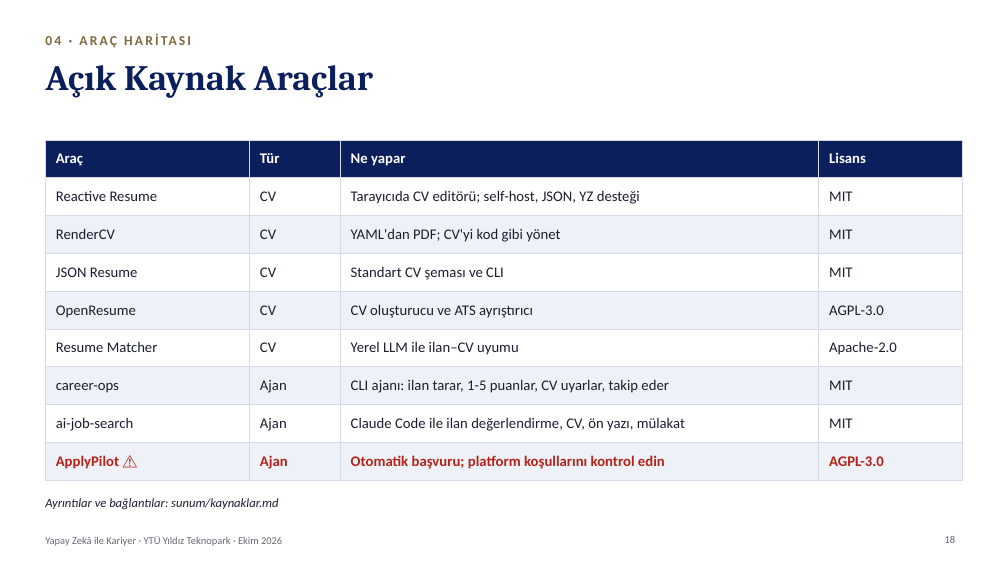
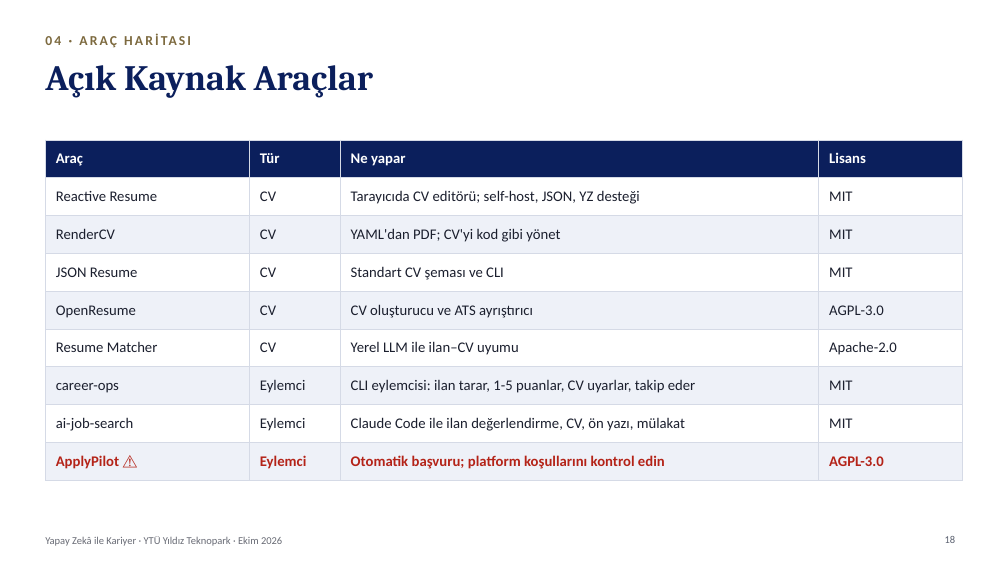
Before and after one commit to kaayra2000/kurslar, a slide deck: slide 18 of sunum/sunum.pptx. Drawn at 1008x567 pixels with LibreOffice and Linux fonts; fonts in the diff are those of the drawing; background and template pictures are left out. Boxes give left, top, right and bottom in pixels: in the first picture for what was removed or moved away, otherwise in the second. Text is boxed around its words. In the diff, an @@ line names an element or a change of style, - is before the commit and + after.

```diff
--- a/sunum/sunum.pptx
+++ b/sunum/sunum.pptx
@@ table at <box>45,140,963,473</box> @@
-row 7, column 2: Ajan
+row 7, column 2: Eylemci
-row 7, column 3: CLI ajanı: ilan tarar, 1-5 puanlar, CV uyarlar, takip eder
+row 7, column 3: CLI eylemcisi: ilan tarar, 1-5 puanlar, CV uyarlar, takip eder
-row 8, column 2: Ajan
+row 8, column 2: Eylemci
-row 9, column 2: Ajan
+row 9, column 2: Eylemci
@@ text removed at <box>45,498,278,509</box> @@
-Ayrıntılar ve bağlantılar: sunum/kaynaklar.md
```
Also in this commit, not shown: 12 other slides changed, 1 slide added, 1 slide removed, 4 other files.
